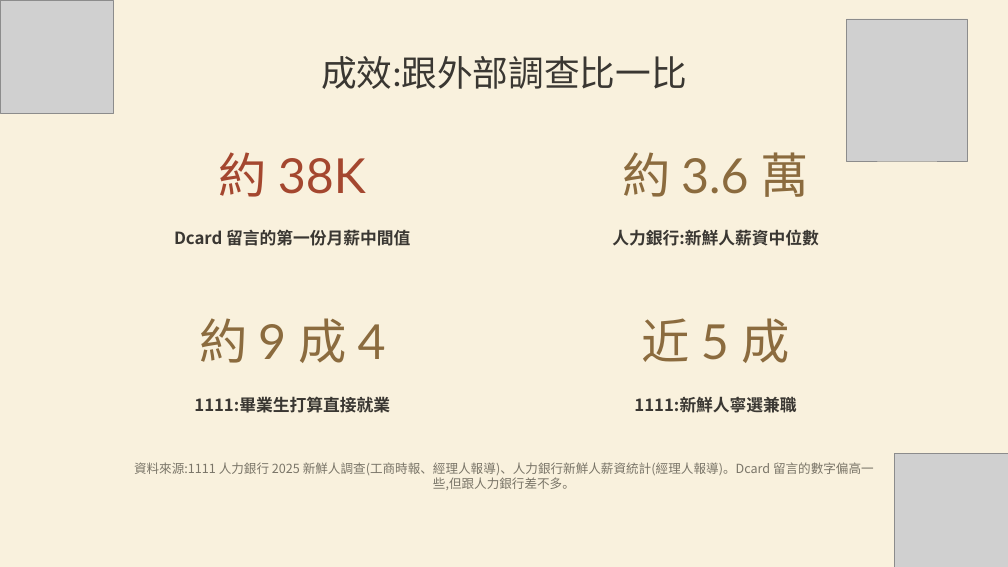
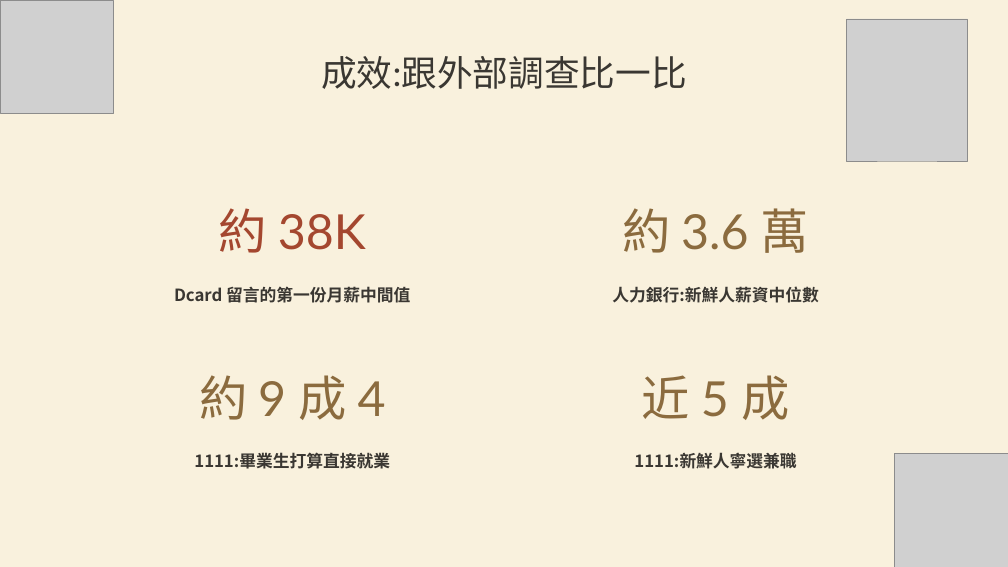
Before and after one commit to tobychien/project-hub, a slide deck: slide 7 of deliverables/邱偉浩-元智大學-10月B.pptx. Drawn at 1008x567 pixels with LibreOffice and Linux fonts; fonts in the diff are those of the drawing; grey boxes stand for pictures. Boxes give left, top, right and bottom in pixels: in the first picture for what was removed or moved away, otherwise in the second. Text is boxed around its words. In the diff, an @@ line names an element or a change of style, - is before the commit and + after.

```diff
--- a/deliverables/邱偉浩-元智大學-10月B.pptx
+++ b/deliverables/邱偉浩-元智大學-10月B.pptx
@@ 8 texts: place and size @@
-8 texts at (174, 152, 818, 413)
+8 texts at (174, 208, 818, 469)
@@ text removed at (134, 462, 874, 490) @@
-資料來源:1111 人力銀行 2025 新鮮人調查(工商時報、經理人報導)、人力銀行新鮮人薪資統計(經理人報導)。Dcard 留言的數字偏高一些,但跟人力銀行差不多。
```
Also in this commit, not shown: 2 other slides changed, 1 other file.
